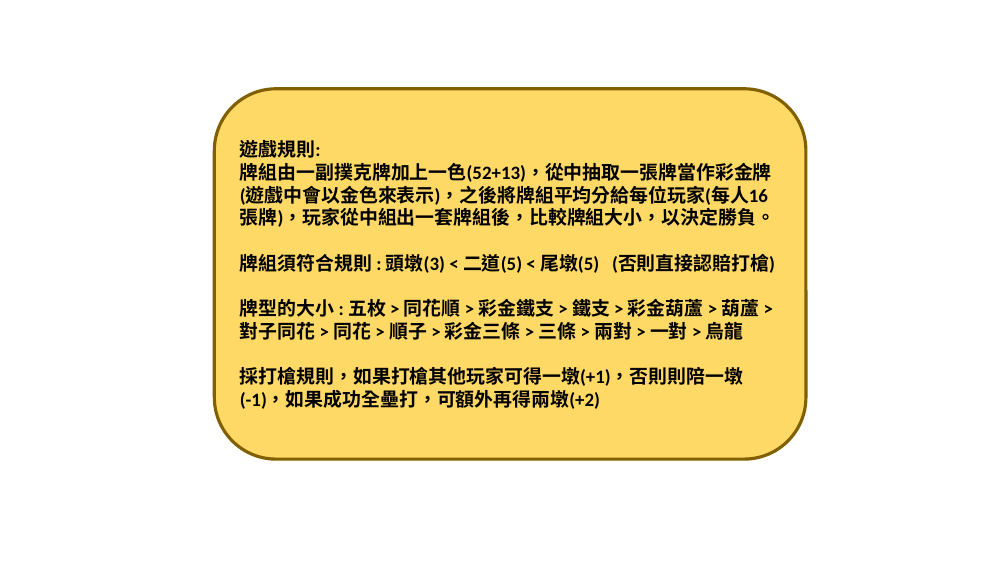
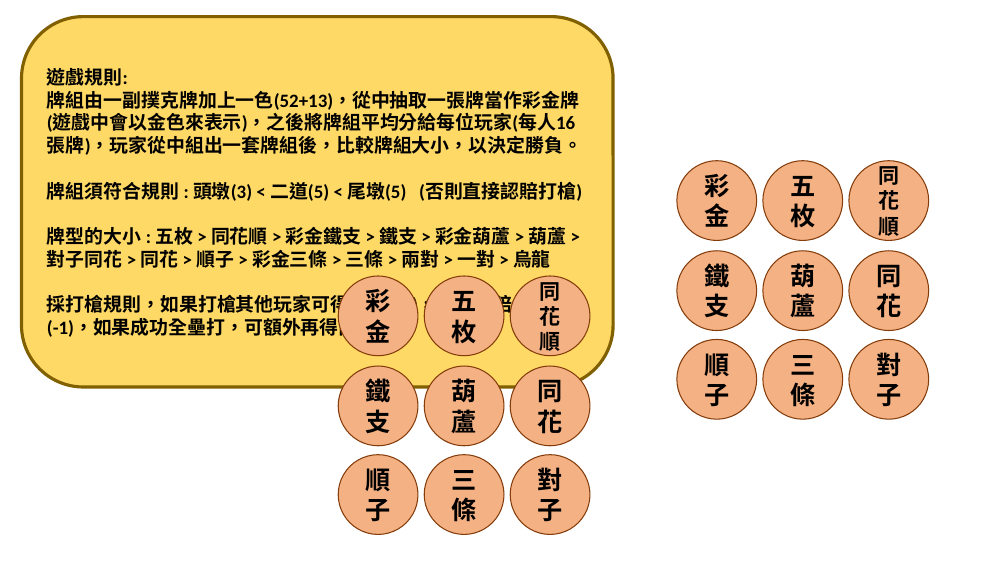
Before and after one commit to findketsuro/thirteen-branches, a slide deck: slide 1 of 圖片製作.pptx. Drawn at 1008x567 pixels with LibreOffice and Linux fonts; fonts in the diff are those of the drawing. Boxes give left, top, right and bottom in pixels: in the first picture for what was removed or moved away, otherwise in the second. Text is boxed around its words. In the diff, an @@ line names an element or a change of style, - is before the commit and + after.

```diff
--- a/圖片製作.pptx
+++ b/圖片製作.pptx
@@ rounded rectangle "遊戲規則:": place and size @@
-rounded rectangle "遊戲規則:" at box(214, 88, 806, 459)
+rounded rectangle "遊戲規則:" at box(21, 17, 613, 387)
@@ ellipse added at box(677, 161, 757, 241), fill #F4B183, outline #843C0B 1 pt, 24 pt, text #000000, bold @@
+彩金
@@ ellipse added at box(763, 161, 843, 241), fill #F4B183, outline #843C0B 1 pt, 24 pt, text #000000, bold @@
+五枚
@@ ellipse added at box(849, 161, 929, 241), fill #F4B183, outline #843C0B 1 pt, 20 pt, text #000000, bold @@
+同花順
@@ ellipse added at box(677, 251, 757, 331), fill #F4B183, outline #843C0B 1 pt, 24 pt, text #000000, bold @@
+鐵支
@@ ellipse added at box(763, 251, 843, 331), fill #F4B183, outline #843C0B 1 pt, 24 pt, text #000000, bold @@
+葫蘆
@@ ellipse added at box(849, 251, 929, 331), fill #F4B183, outline #843C0B 1 pt, 24 pt, text #000000, bold @@
+同花
@@ group added at box(338, 276, 591, 535): 9 ellipses @@
+五枚
+同花順
+鐵支
+葫蘆
+同花
+順子
+三條
+對子
+彩金
@@ ellipse added at box(677, 340, 757, 420), fill #F4B183, outline #843C0B 1 pt, 24 pt, text #000000, bold @@
+順子
@@ ellipse added at box(763, 340, 843, 420), fill #F4B183, outline #843C0B 1 pt, 24 pt, text #000000, bold @@
+三條
@@ ellipse added at box(849, 340, 929, 420), fill #F4B183, outline #843C0B 1 pt, 24 pt, text #000000, bold @@
+對子
```
Also in this commit, not shown: 1 other slide changed, 20 other files.
